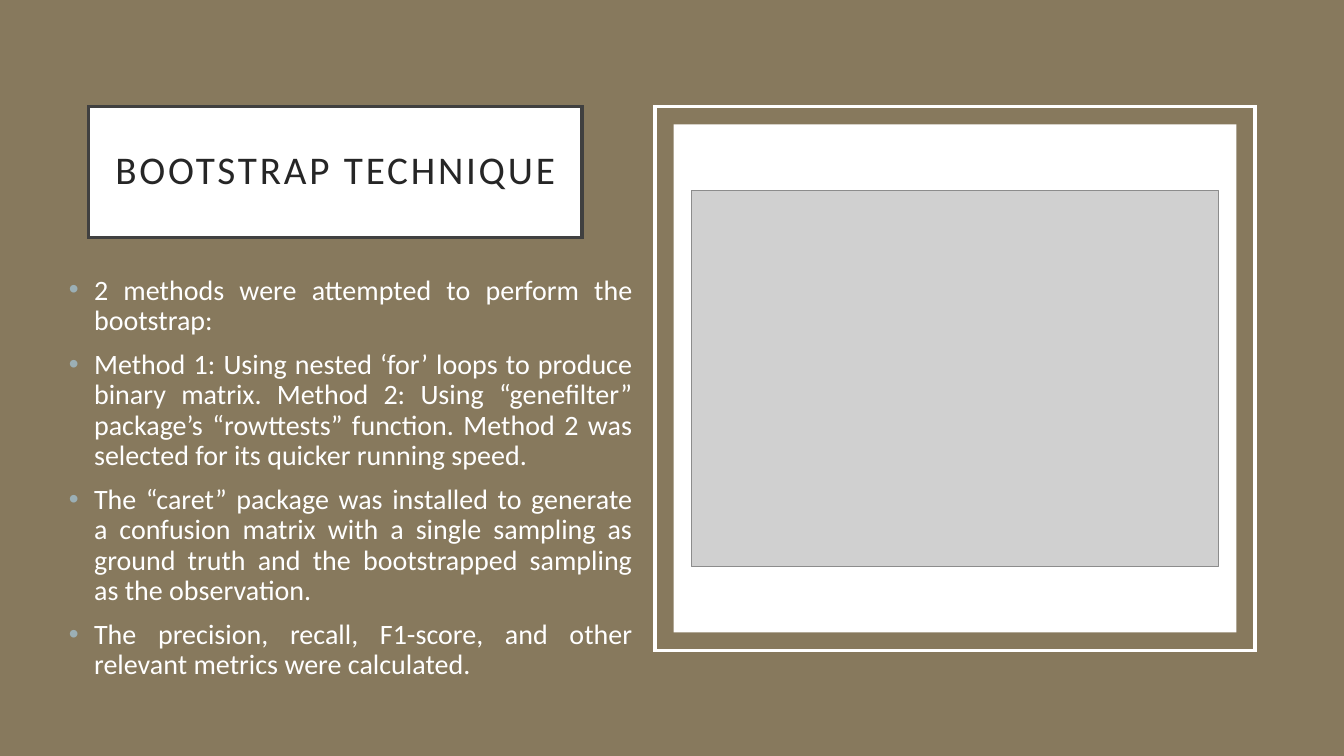
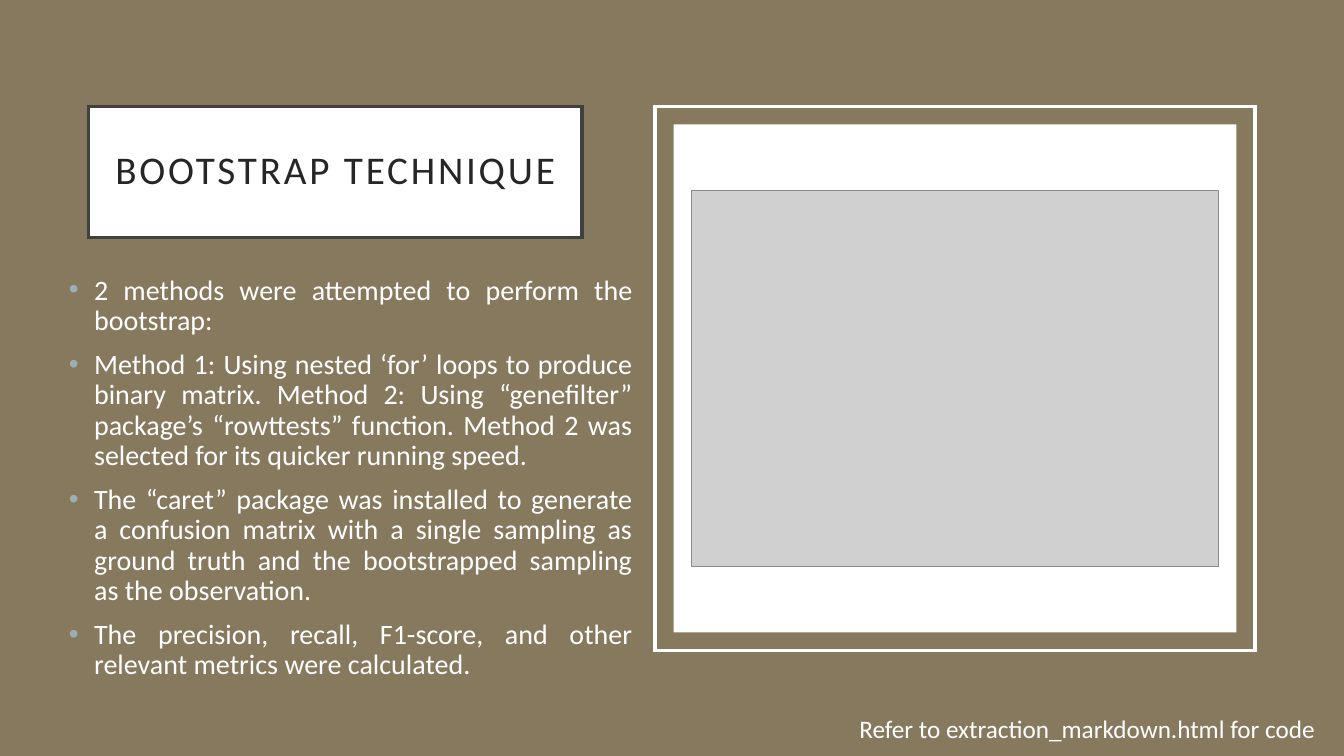
Before and after one commit to justjooz/research-experience, a slide deck: slide 9 of RE Presentation v2.pptx. Drawn at 1344x756 pixels with LibreOffice and Linux fonts; fonts in the diff are those of the drawing; grey boxes stand for pictures. Boxes give left, top, right and bottom in pixels: in the first picture for what was removed or moved away, otherwise in the second. Text is boxed around its words. In the diff, an @@ line names an element or a change of style, - is before the commit and + after.

```diff
--- a/RE Presentation v2.pptx
+++ b/RE Presentation v2.pptx
@@ text added at bbox=[859, 720, 1314, 742], 18 pt, text #FFFFFF @@
+Refer to extraction_markdown.html for code
```
Also in this commit, not shown: 2 other slides changed.
